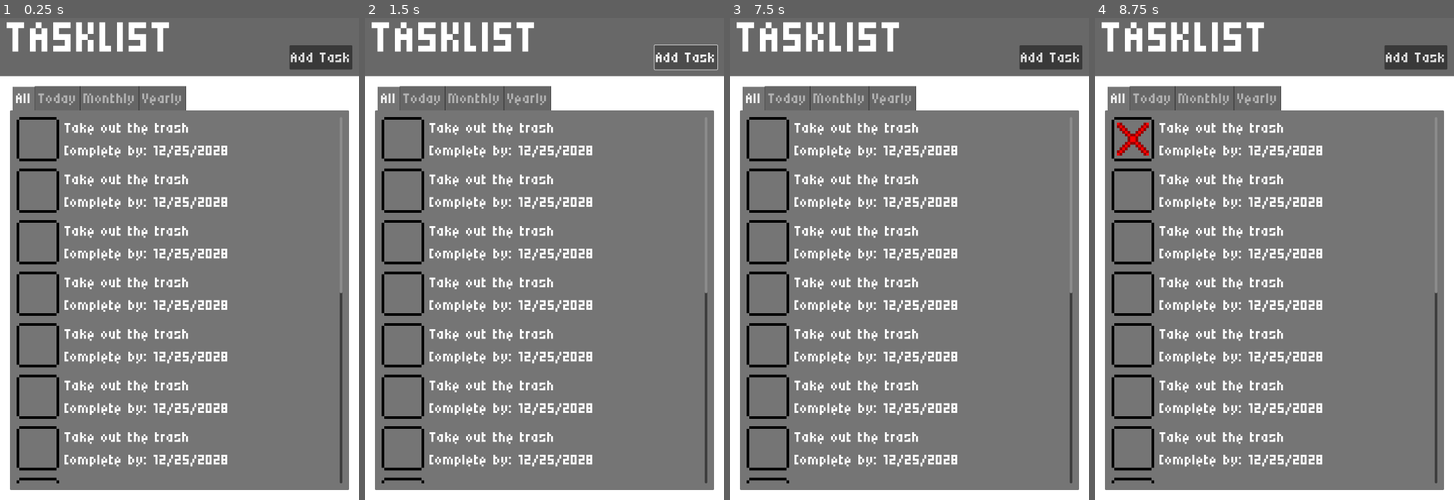
Above: before the commit, frames 1-4 (left to right).
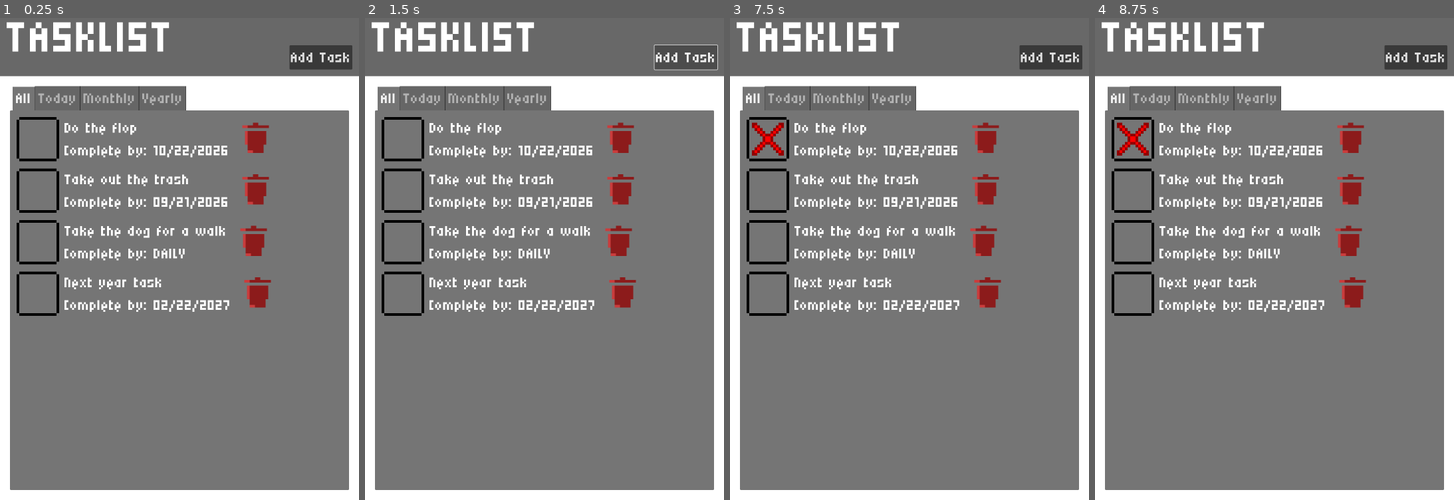
Above: after the commit, the same moments.

Repository: King0fTheDucks/todo-app
Game: Godot game, scene res://scenes/main.tscn
The game is run twice, just before and just after one commit, with the same random seed, the same clock (stepped at 60 frames per second) and the same inputs.
Inputs (mouse positions are in pixels of both pictures, inside the frame that each line leads up to):
- Up to frame 1 (0.25 s): no input
- Up to frame 2 (1.5 s): click (619, 138) at 0.52 s; click "Add Task" at 1.25 s
- Up to frame 3 (7.5 s): click (769, 138) at 2.02 s; click "Add Task" at 2.75 s; click (769, 138) at 3.52 s; click (984, 138) at 4.27 s; click "Add Task" at 5 s; click (769, 138) at 5.77 s; click (984, 138) at 6.52 s; tap Enter at 7.25 s
- Up to frame 4 (8.75 s): tap Space at 8 s

The runs differ from the first frame. In frame 1, 6.5% of the frame differs, in the area x 4-96%, y 21-97%; in frame 2, 6.5%; in frame 3, 6.8%; in frame 4, 6.5%.

Commit message:
Task list automatically generates where tasks need to be

Diff:
--- a/assets/icon.svg
+++ /dev/null
@@ -1 +0,0 @@
-<svg height="128" width="128" xmlns="http://www.w3.org/2000/svg"><rect x="2" y="2" width="124" height="124" rx="14" fill="#363d52" stroke="#212532" stroke-width="4"/><g transform="scale(.101) translate(122 122)"><g fill="#fff"><path d="M105 673v33q407 354 814 0v-33z"/><path fill="#478cbf" d="m105 673 152 14q12 1 15 14l4 67 132 10 8-61q2-11 15-15h162q13 4 15 15l8 61 132-10 4-67q3-13 15-14l152-14V427q30-39 56-81-35-59-83-108-43 20-82 47-40-37-88-64 7-51 8-102-59-28-123-42-26 43-46 89-49-7-98 0-20-46-46-89-64 14-123 42 1 51 8 102-48 27-88 64-39-27-82-47-48 49-83 108 26 42 56 81zm0 33v39c0 276 813 276 813 0v-39l-134 12-5 69q-2 10-14 13l-162 11q-12 0-16-11l-10-65H447l-10 65q-4 11-16 11l-162-11q-12-3-14-13l-5-69z"/><path d="M483 600c3 34 55 34 58 0v-86c-3-34-55-34-58 0z"/><circle cx="725" cy="526" r="90"/><circle cx="299" cy="526" r="90"/></g><g fill="#414042"><circle cx="307" cy="532" r="60"/><circle cx="717" cy="532" r="60"/></g></g></svg>
--- a/project.godot
+++ b/project.godot
@@ -13,7 +13,8 @@
 config/name="Todo-app"
 run/main_scene="uid://bbk27ro3osn8a"
 config/features=PackedStringArray("4.4", "Forward Plus")
-config/icon="res://assets/icon.svg"
+boot_splash/bg_color=Color(0, 0, 0, 1)
+boot_splash/show_image=false
 
 [display]
 
--- a/scenes/task.tscn
+++ b/scenes/task.tscn
@@ -1,8 +1,9 @@
-[gd_scene load_steps=4 format=3 uid="uid://dqkhn6kahfhu6"]
+[gd_scene load_steps=5 format=3 uid="uid://dqkhn6kahfhu6"]
 
 [ext_resource type="Script" uid="uid://bjn83rww7r3oq" path="res://scripts/task.gd" id="1_5u8vp"]
 [ext_resource type="Texture2D" uid="uid://ddd1vga5oh41j" path="res://assets/unchecked.png" id="2_5u8vp"]
 [ext_resource type="FontFile" uid="uid://ib7upeufjxxf" path="res://resources/fonts/Micro5-Regular.ttf" id="3_3qeyo"]
+[ext_resource type="Texture2D" uid="uid://beet7wv40y2qi" path="res://assets/trash.png" id="4_qe5cv"]
 
 [node name="Task" type="Control"]
 custom_minimum_size = Vector2(0, 140)
@@ -14,8 +15,6 @@
 grow_horizontal = 2
 grow_vertical = 2
 script = ExtResource("1_5u8vp")
-taskname = "Take out the trash"
-todo_date = "12/25/2028"
 
 [node name="HBoxContainer" type="HBoxContainer" parent="."]
 layout_mode = 0
@@ -41,3 +40,14 @@
 theme_override_font_sizes/font_size = 64
 text = "TAKE OUT THE TRASH
 DO BY: 03/12/2008"
+
+[node name="TextureButton" type="TextureButton" parent="HBoxContainer"]
+texture_filter = 1
+custom_minimum_size = Vector2(128, 0)
+layout_mode = 2
+texture_normal = ExtResource("4_qe5cv")
+texture_pressed = ExtResource("4_qe5cv")
+texture_hover = ExtResource("4_qe5cv")
+texture_disabled = ExtResource("4_qe5cv")
+texture_focused = ExtResource("4_qe5cv")
+stretch_mode = 0
--- a/scenes/tasklist.tscn
+++ b/scenes/tasklist.tscn
@@ -1,6 +1,6 @@
 [gd_scene load_steps=3 format=3 uid="uid://cyrsfkqp1x5dv"]
 
-[ext_resource type="PackedScene" uid="uid://dqkhn6kahfhu6" path="res://scenes/task.tscn" id="1_oa84m"]
+[ext_resource type="Script" uid="uid://dl4dtb7661ucw" path="res://scripts/tasklist.gd" id="1_owosd"]
 [ext_resource type="FontFile" uid="uid://ib7upeufjxxf" path="res://resources/fonts/Micro5-Regular.ttf" id="1_thobu"]
 
 [node name="Tasklist" type="Control"]
@@ -10,6 +10,7 @@
 anchor_bottom = 1.0
 grow_horizontal = 2
 grow_vertical = 2
+script = ExtResource("1_owosd")
 
 [node name="BG" type="ColorRect" parent="."]
 layout_mode = 1
@@ -101,51 +102,6 @@
 layout_mode = 2
 theme_override_constants/separation = 15
 
-[node name="Task" parent="Tasks/TabContainer/All/ScrollContainer/VBoxContainer" instance=ExtResource("1_oa84m")]
-layout_mode = 2
-
-[node name="Task2" parent="Tasks/TabContainer/All/ScrollContainer/VBoxContainer" instance=ExtResource("1_oa84m")]
-layout_mode = 2
-
-[node name="Task3" parent="Tasks/TabContainer/All/ScrollContainer/VBoxContainer" instance=ExtResource("1_oa84m")]
-layout_mode = 2
-
-[node name="Task4" parent="Tasks/TabContainer/All/ScrollContainer/VBoxContainer" instance=ExtResource("1_oa84m")]
-layout_mode = 2
-
-[node name="Task5" parent="Tasks/TabContainer/All/ScrollContainer/VBoxContainer" instance=ExtResource("1_oa84m")]
-layout_mode = 2
-
-[node name="Task6" parent="Tasks/TabContainer/All/ScrollContainer/VBoxContainer" instance=ExtResource("1_oa84m")]
-layout_mode = 2
-
-[node name="Task7" parent="Tasks/TabContainer/All/ScrollContainer/VBoxContainer" instance=ExtResource("1_oa84m")]
-layout_mode = 2
-
-[node name="Task8" parent="Tasks/TabContainer/All/ScrollContainer/VBoxContainer" instance=ExtResource("1_oa84m")]
-layout_mode = 2
-
-[node name="Task9" parent="Tasks/TabContainer/All/ScrollContainer/VBoxContainer" instance=ExtResource("1_oa84m")]
-layout_mode = 2
-
-[node name="Task10" parent="Tasks/TabContainer/All/ScrollContainer/VBoxContainer" instance=ExtResource("1_oa84m")]
-layout_mode = 2
-
-[node name="Task11" parent="Tasks/TabContainer/All/ScrollContainer/VBoxContainer" instance=ExtResource("1_oa84m")]
-layout_mode = 2
-
-[node name="Task12" parent="Tasks/TabContainer/All/ScrollContainer/VBoxContainer" instance=ExtResource("1_oa84m")]
-layout_mode = 2
-
-[node name="Task13" parent="Tasks/TabContainer/All/ScrollContainer/VBoxContainer" instance=ExtResource("1_oa84m")]
-layout_mode = 2
-
-[node name="Task14" parent="Tasks/TabContainer/All/ScrollContainer/VBoxContainer" instance=ExtResource("1_oa84m")]
-layout_mode = 2
-
-[node name="Task15" parent="Tasks/TabContainer/All/ScrollContainer/VBoxContainer" instance=ExtResource("1_oa84m")]
-layout_mode = 2
-
 [node name="Today" type="MarginContainer" parent="Tasks/TabContainer"]
 visible = false
 layout_mode = 2
@@ -156,7 +112,6 @@
 metadata/_tab_index = 1
 
 [node name="ScrollContainer" type="ScrollContainer" parent="Tasks/TabContainer/Today"]
-visible = false
 layout_mode = 2
 
 [node name="VBoxContainer" type="VBoxContainer" parent="Tasks/TabContainer/Today/ScrollContainer"]
@@ -173,7 +128,6 @@
 metadata/_tab_index = 2
 
 [node name="ScrollContainer" type="ScrollContainer" parent="Tasks/TabContainer/Monthly"]
-visible = false
 layout_mode = 2
 
 [node name="VBoxContainer" type="VBoxContainer" parent="Tasks/TabContainer/Monthly/ScrollContainer"]
@@ -190,7 +144,6 @@
 metadata/_tab_index = 3
 
 [node name="ScrollContainer" type="ScrollContainer" parent="Tasks/TabContainer/Yearly"]
-visible = false
 layout_mode = 2
 
 [node name="VBoxContainer" type="VBoxContainer" parent="Tasks/TabContainer/Yearly/ScrollContainer"]
--- a/scripts/main.gd
+++ b/scripts/main.gd
@@ -2,7 +2,7 @@
 extends Node
 
 @export var default_scene_path: String = "res://"
-var tasks: Array = [["Take out the trash", "8/9/2010"], ["Take the dog for a walk", "Daily"]]
+var tasks: Array[Array] = [["Do the flop", "10/22/2026"], ["Take out the trash", "09/21/2026"], ["Take the dog for a walk", "DAILY"], ["Next year task", "02/22/2027"]]
 var unchecked_ico: Texture2D
 var checked_ico: Texture2D
 
@@ -33,6 +33,9 @@
 func _process(_delta: float) -> void:
 	pass
 
+func get_tasks() -> Array:
+	return tasks
+
 func get_unchecked_ico() -> Texture2D:
 	return unchecked_ico
 
--- /dev/null
+++ b/scripts/tasklist.gd
@@ -0,0 +1,48 @@
+extends Control
+
+var day: int
+var month: int
+var year: int
+var tasks: Array[Array] = []
+
+var all: VBoxContainer
+var today: VBoxContainer
+var monthly: VBoxContainer
+var yearly: VBoxContainer
+
+var main: Node
+
+func _ready() -> void:
+	main = MainController.get_mainframe(self)
+	all = get_node("Tasks/TabContainer/All/ScrollContainer/VBoxContainer")
+	today = get_node("Tasks/TabContainer/Today/ScrollContainer/VBoxContainer")
+	monthly = get_node("Tasks/TabContainer/Monthly/ScrollContainer/VBoxContainer")
+	yearly = get_node("Tasks/TabContainer/Yearly/ScrollContainer/VBoxContainer")
+	tasks = main.call("get_tasks")
+	var date_dict: Dictionary = Time.get_date_dict_from_system()
+	day = date_dict.get("day", 0)
+	month = date_dict.get("month", 0)
+	year = date_dict.get("year", 0)
+	for i in range(len(tasks)):
+		add_task_to_tab(all, i)
+		if tasks[i][1] == "DAILY":
+			add_task_to_tab(today, i)
+		else:
+			var date_split := []
+			date_split = tasks[i][1].split("/")
+			if int(date_split[2]) == year:
+				add_task_to_tab(yearly, i)
+				if int(date_split[0]) == month:
+					add_task_to_tab(monthly, i)
+					if int(date_split[1]) == day:
+						add_task_to_tab(today, i)
+
+func _process(_delta: float) -> void:
+	pass
+
+func add_task_to_tab(tab: VBoxContainer, iteration: int) -> void:
+	var task_instance := load("res://scenes/task.tscn")
+	var task = task_instance.instantiate()
+	task.set("todo_date", tasks[iteration][1])
+	task.call("set_task_name", tasks[iteration][0])
+	tab.add_child(task)
Binary file changed: assets/checked.png
Binary file added: assets/trash.png
Not shown, changed: assets/trash.png.import
Not shown, added: scripts/tasklist.gd.uid
